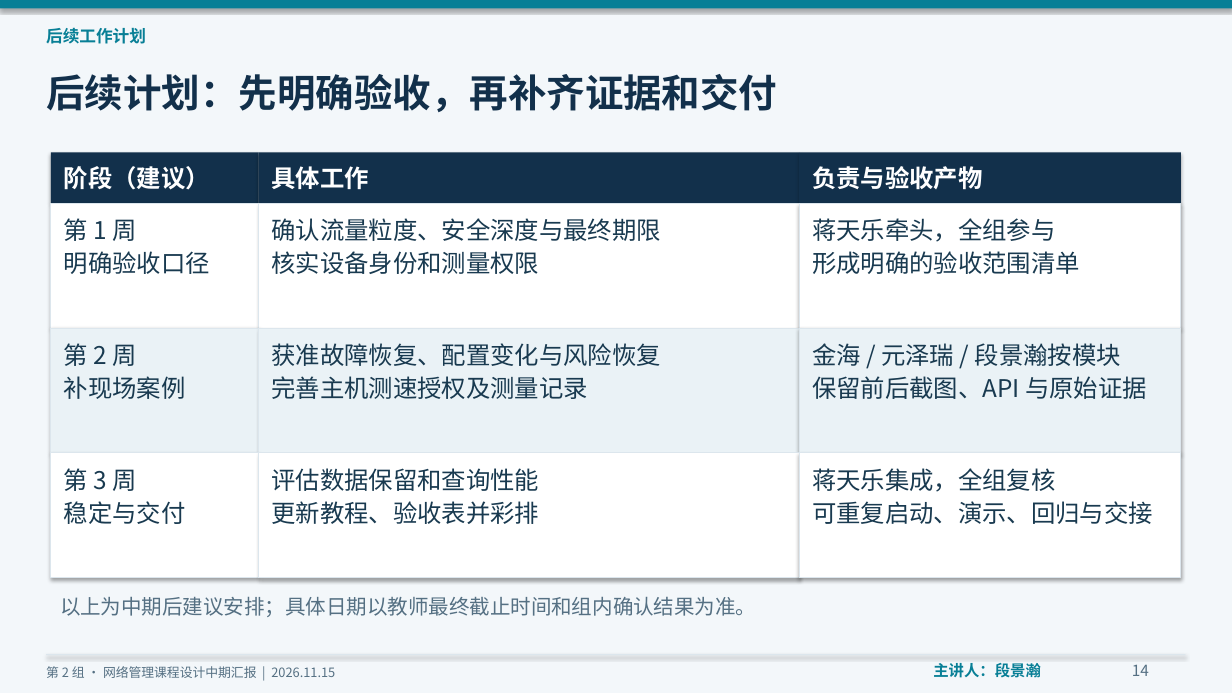
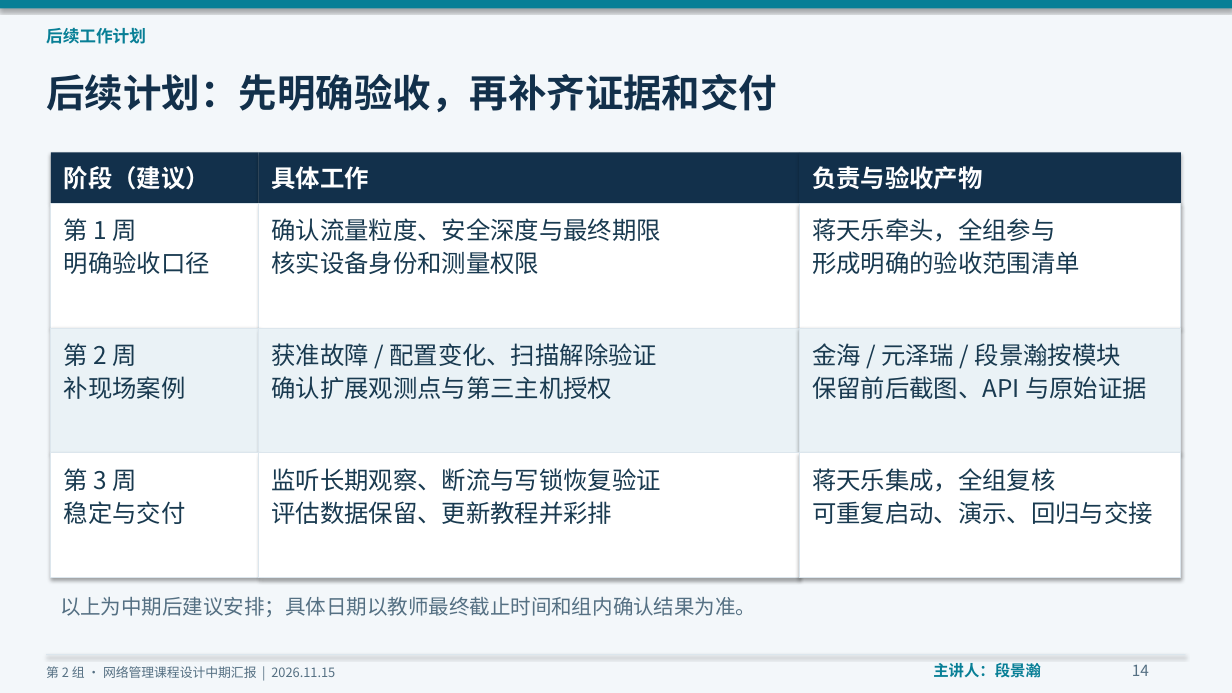
Before and after one commit to moonshadow-2005/Computer-Network-Management, a slide deck: slide 14 of 中期汇报/第2组_网络管理系统_中期汇报.pptx. Drawn at 1232x693 pixels with LibreOffice and Linux fonts; fonts in the diff are those of the drawing. Boxes give left, top, right and bottom in pixels: in the first picture for what was removed or moved away, otherwise in the second. Text is boxed around its words. In the diff, an @@ line names an element or a change of style, - is before the commit and + after.

```diff
--- a/中期汇报/第2组_网络管理系统_中期汇报.pptx
+++ b/中期汇报/第2组_网络管理系统_中期汇报.pptx
@@ text at [272,343,657,399]: text changed @@
-获准故障恢复、配置变化与风险恢复
-完善主机测速授权及测量记录
+获准故障 / 配置变化、扫描解除验证
+确认扩展观测点与第三主机授权
@@ text at [272,468,661,524]: text changed @@
-评估数据保留和查询性能
-更新教程、验收表并彩排
+监听长期观察、断流与写锁恢复验证
+评估数据保留、更新教程并彩排
```
Also in this commit, not shown: 8 other slides changed, 49 other files.
